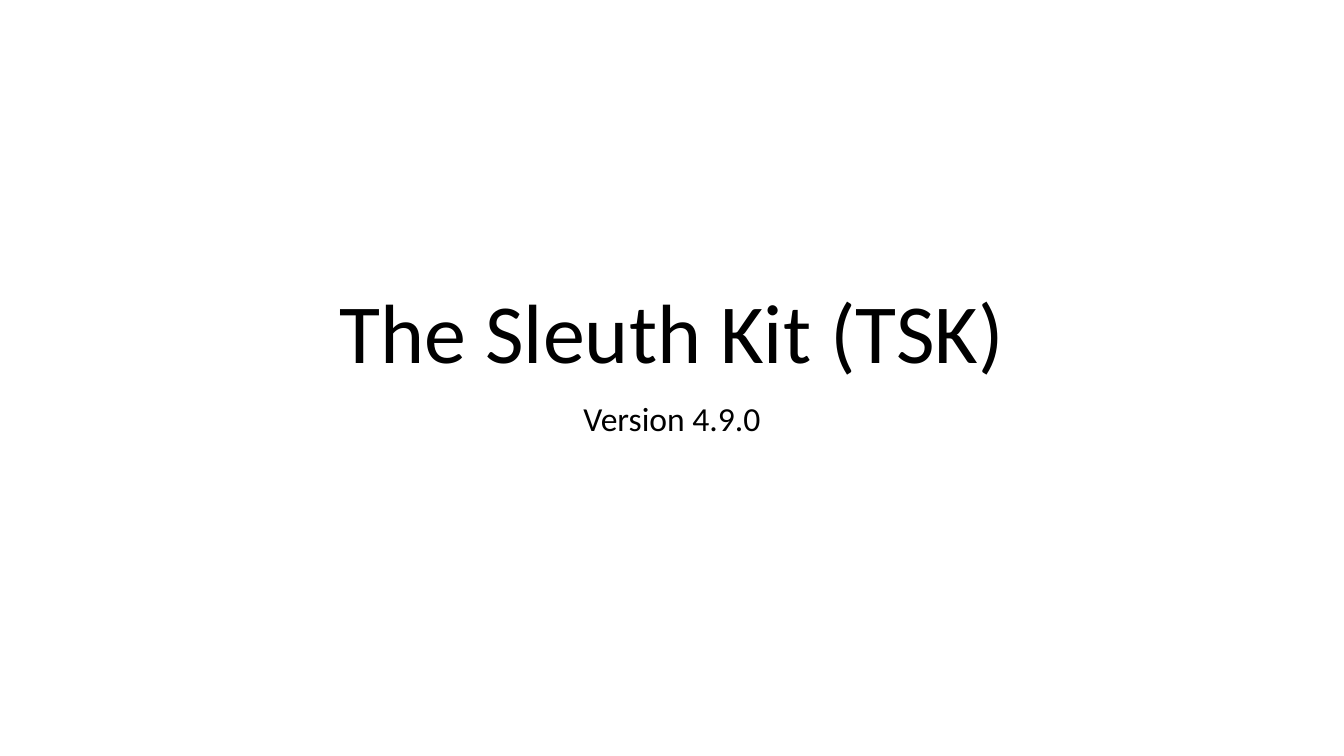
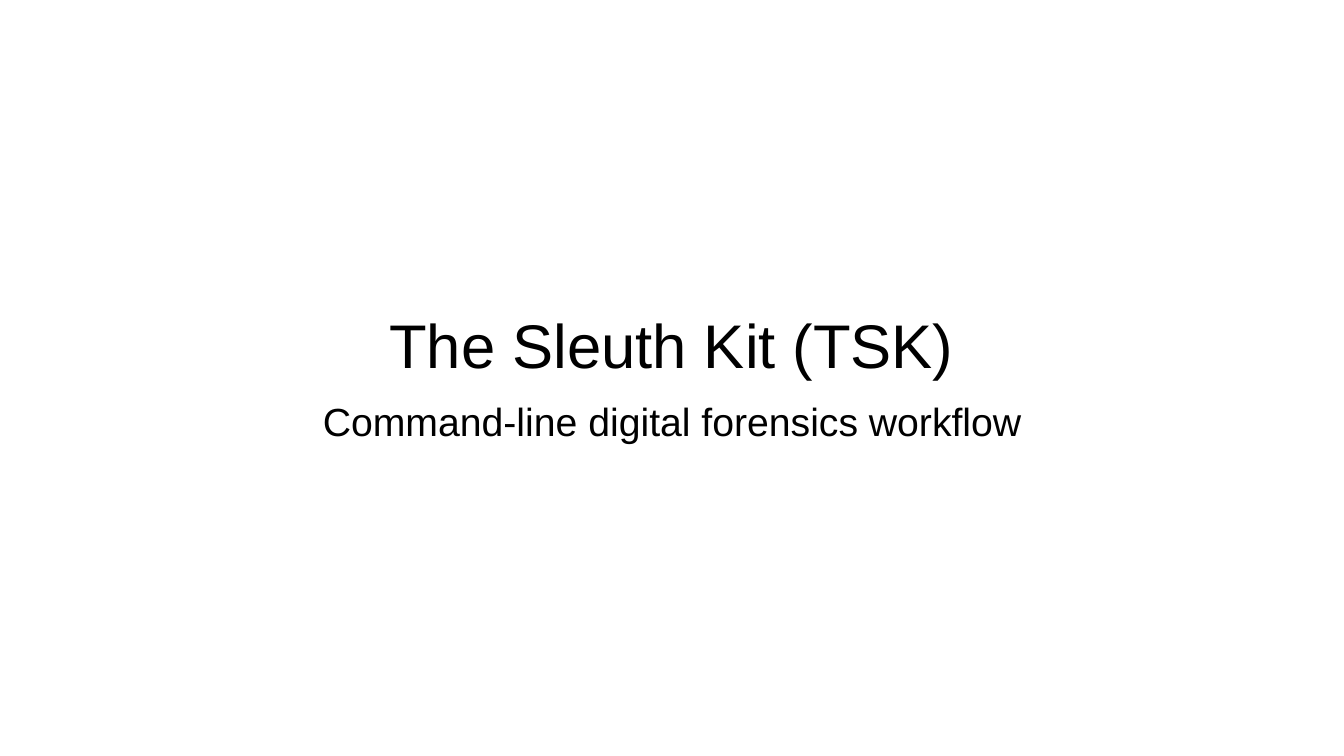
Before and after one commit to frankwxu/Digital-Forensics-Basic-Book, a slide deck: slide 1 of PPTs/Ch7_The_Sleuth_Kit_Tutorial.pptx. Drawn at 1344x756 pixels with LibreOffice and Linux fonts; fonts in the diff are those of the drawing; background and template pictures are left out. Boxes give left, top, right and bottom in pixels: in the first picture for what was removed or moved away, otherwise in the second. Text is boxed around its words. In the diff, an @@ line names an element or a change of style, - is before the commit and + after.

Commit message:
update Ch7 The Sleuth Kit Tutorial presentation for Digital Forensics

```diff
--- a/PPTs/Ch7_The_Sleuth_Kit_Tutorial.pptx
+++ b/PPTs/Ch7_The_Sleuth_Kit_Tutorial.pptx
@@ title "The Sleuth Kit (TSK)" at [389,323,954,380]: size 60 to 44 pt, font Calibri to Arial @@
@@ subtitle at [323,407,1021,444]: text changed; size 24 to 28 pt; font Calibri to Arial @@
-Version 4.9.0
+Command-line digital forensics workflow
```
Also in this commit, not shown: 37 other slides changed, 4 slides added, 1 slide removed.
